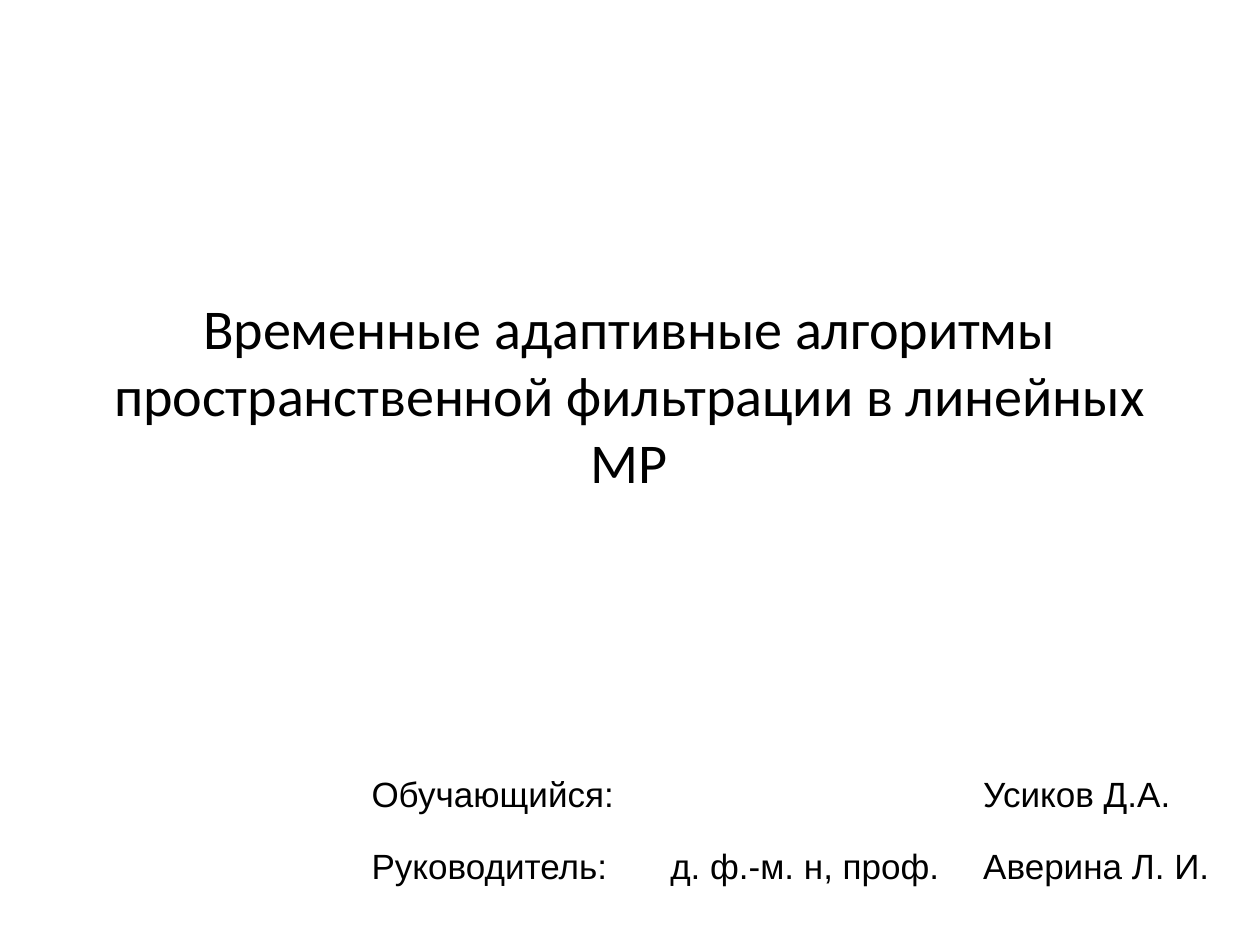
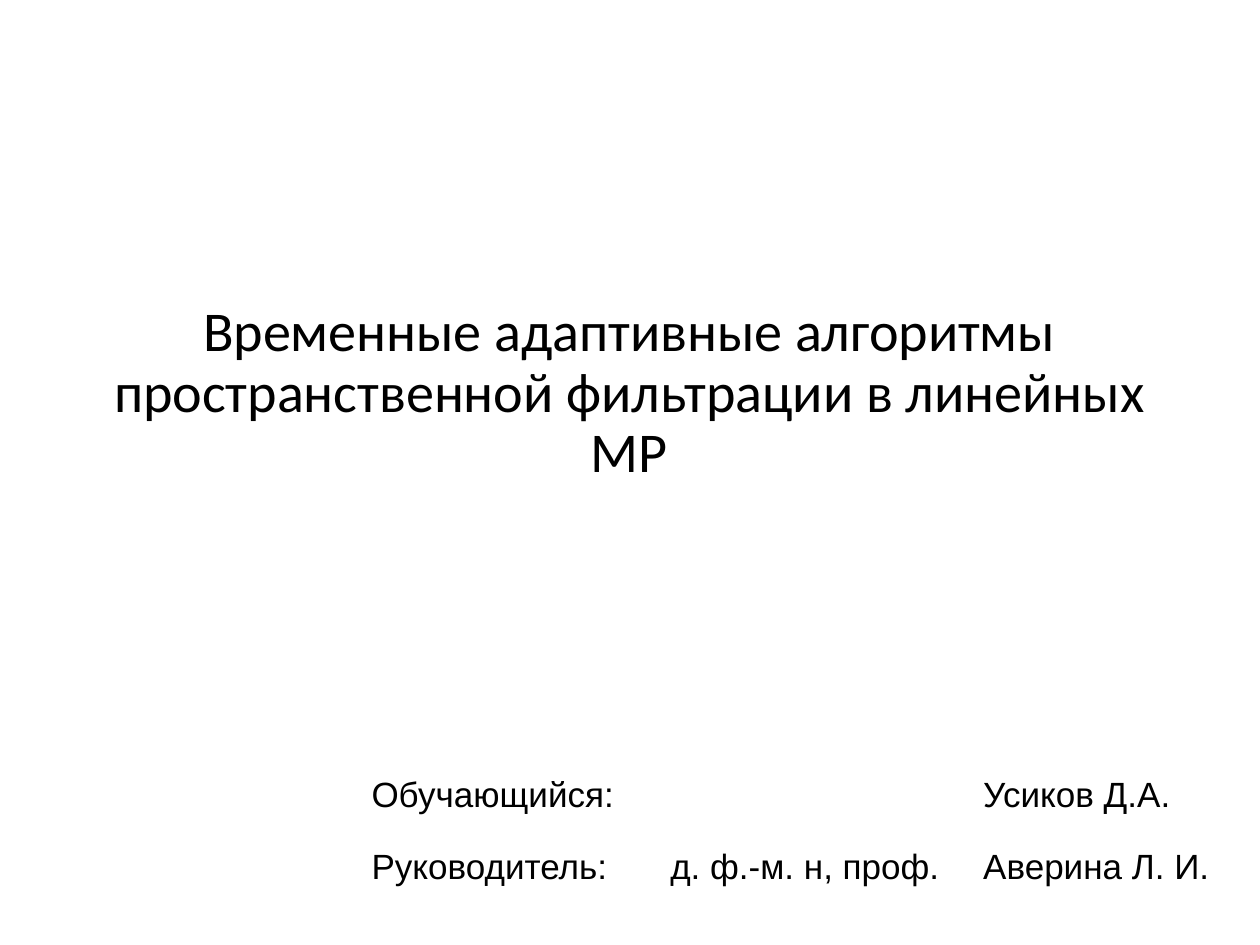
Before and after one commit to Rernamp/microphone_arrays, a slide deck: slide 1 of student_session_2021/Доклад.pptx. Drawn at 1260x945 pixels with LibreOffice and Linux fonts; fonts in the diff are those of the drawing. Boxes give left, top, right and bottom in pixels: in the first picture for what was removed or moved away, otherwise in the second. Text is boxed around its words. In the diff, an @@ line names an element or a change of style, - is before the commit and + after.

```diff
--- a/student_session_2021/Доклад.pptx
+++ b/student_session_2021/Доклад.pptx
@@ text "Временные адаптивные алгоритмы пространственной фильтрации ..." at bbox=[114, 315, 1145, 472]: line spacing 1 to 0.9 @@
```
Also in this commit, not shown: 3 other slides changed.
